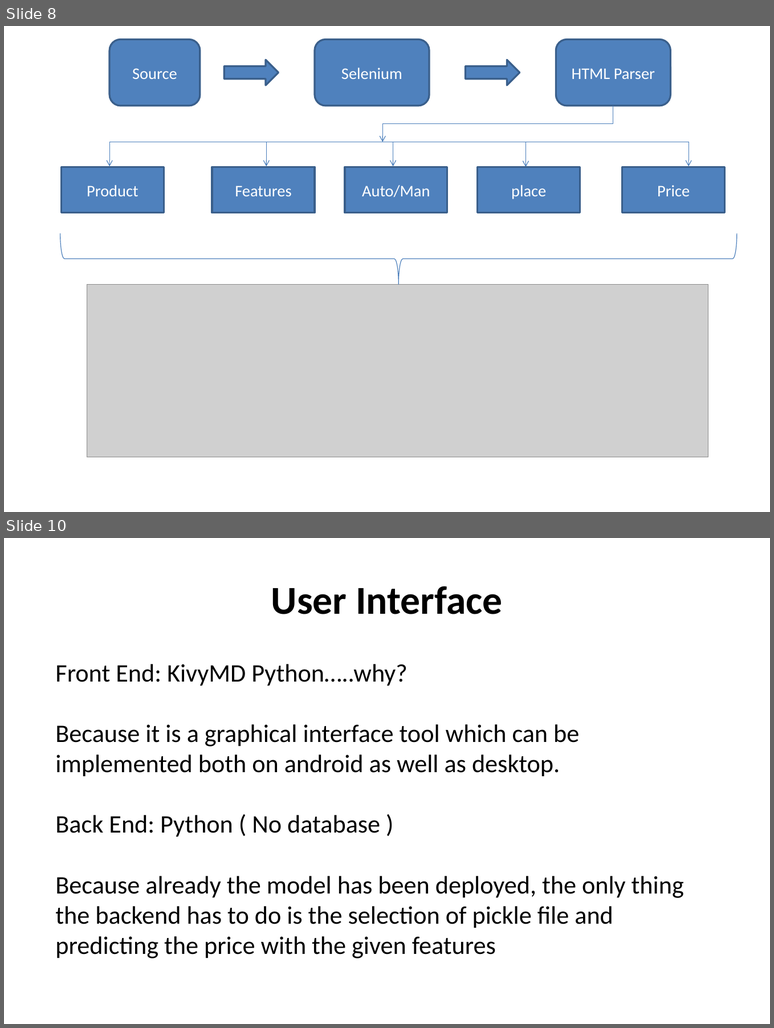
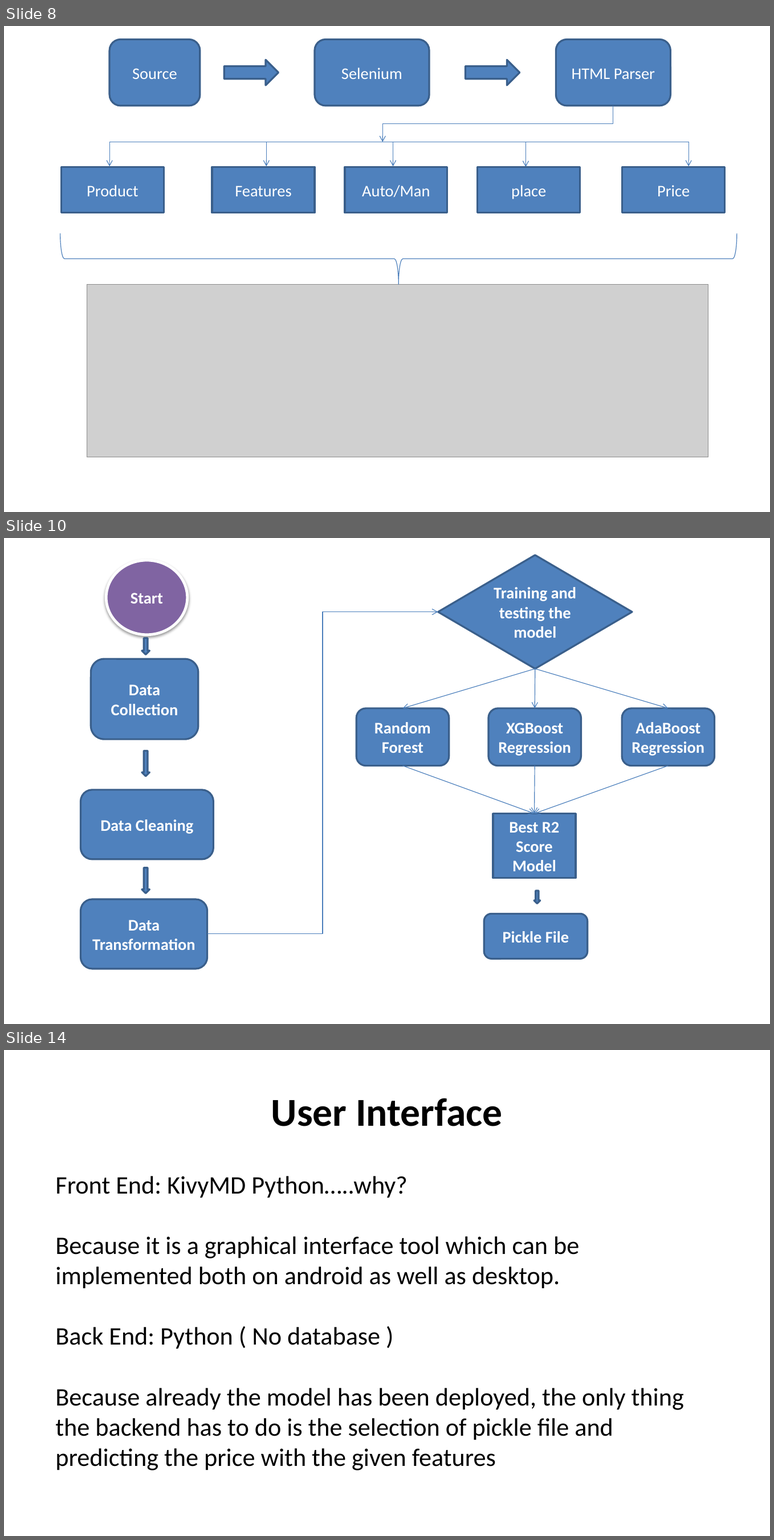
Before and after one commit to varunpanchal283/Major-Project, a slide deck: Car Resale Price Prediction.pptx. Shown one above the other, each under a label of ours: slides 8 and 10 before the commit, slides 8, 10 and 14 after it; the slides between them are not shown. The pictures are 774x1028 and 774x1540 pixels, drawn with LibreOffice and Linux fonts; fonts in the diff are those of the drawing; grey boxes stand for pictures. Boxes give left, top, right and bottom in pixels: in the first picture for what was removed or moved away, otherwise in the second. Text is boxed around its words. In the diff, an @@ line names an element or a change of style, - is before the commit and + after.

```diff
--- a/Car Resale Price Prediction.pptx
+++ b/Car Resale Price Prediction.pptx
@@ slide 10 added at (4, 538, 770, 1024), background #FFFFFF @@
@@ ellipse added at (107, 560, 188, 635), fill #8064A2, outline #FFFFFF 3 pt, 18 pt, text #FFFFFF, bold @@
+Start
@@ diamond added at (438, 555, 632, 669), fill #4F81BD, outline #3A5F8C 2 pt, 18 pt, text #FFFFFF, bold @@
+Training and testing the model
@@ elbow arrow added from (207, 934) to (438, 612), #4B7EBC 0.75 pt @@
@@ down arrow added at (142, 638, 150, 655), fill #4F81BD, outline #3A5F8C 2 pt @@
@@ rounded rectangle added at (91, 659, 198, 740), fill #4F81BD, outline #3A5F8C 2 pt, 18 pt, text #FFFFFF, bold @@
+Data Collection
@@ arrow added from (535, 669) to (403, 708), #4B7EBC 0.75 pt @@
@@ arrow added from (535, 669) to (535, 708), #4B7EBC 0.75 pt @@
@@ arrow added from (535, 669) to (668, 708), #4B7EBC 0.75 pt @@
@@ rounded rectangle added at (356, 708, 449, 767), fill #4F81BD, outline #3A5F8C 2 pt, 18 pt, text #FFFFFF, bold @@
+Random Forest
@@ rounded rectangle added at (488, 708, 581, 767), fill #4F81BD, outline #3A5F8C 2 pt, 18 pt, text #FFFFFF, bold @@
+XGBoost Regression
@@ rounded rectangle added at (622, 708, 715, 767), fill #4F81BD, outline #3A5F8C 2 pt, 18 pt, text #FFFFFF, bold @@
+AdaBoost Regression
@@ down arrow added at (142, 751, 150, 776), fill #4F81BD, outline #3A5F8C 2 pt @@
@@ arrow added from (403, 765) to (535, 814), #4B7EBC 0.75 pt @@
@@ arrow added from (535, 765) to (535, 814), #4B7EBC 0.75 pt @@
@@ arrow added from (668, 765) to (535, 814), #4B7EBC 0.75 pt @@
@@ rounded rectangle added at (80, 791, 214, 859), fill #4F81BD, outline #3A5F8C 2 pt, 18 pt, text #FFFFFF, bold @@
+Data Cleaning
@@ rectangle added at (493, 814, 576, 878), fill #4F81BD, outline #3A5F8C 2 pt, 18 pt, text #FFFFFF, bold @@
+Best R2 Score Model
@@ down arrow added at (142, 868, 150, 894), fill #4F81BD, outline #3A5F8C 2 pt @@
@@ down arrow added at (534, 891, 540, 904), fill #4F81BD, outline #3A5F8C 2 pt @@
@@ rounded rectangle added at (80, 899, 207, 969), fill #4F81BD, outline #3A5F8C 2 pt, 18 pt, text #FFFFFF, bold @@
+Data Transformation
@@ rounded rectangle added at (484, 914, 588, 960), fill #4F81BD, outline #3A5F8C 2 pt, 18 pt, text #FFFFFF, bold @@
+Pickle File
@@ what was slide 10 is now slide 14 @@
```
Also in this commit, not shown: 3 slides changed, 4 other slides added, 2 slides removed.
